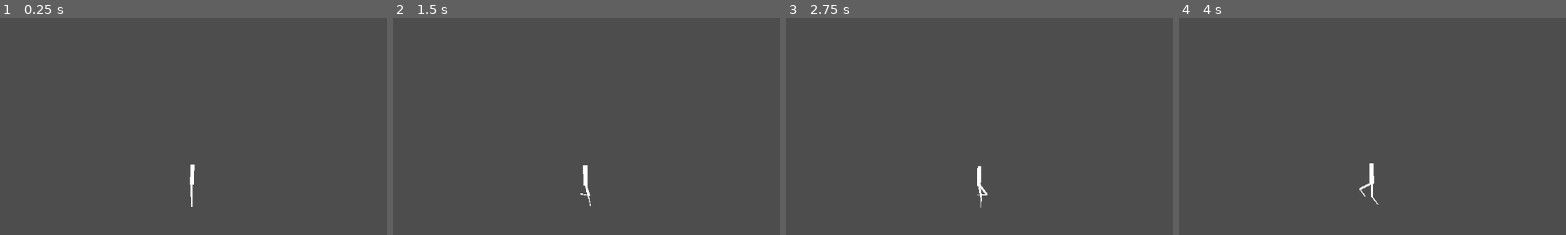
Above: before the commit, frames 1-4 (left to right).
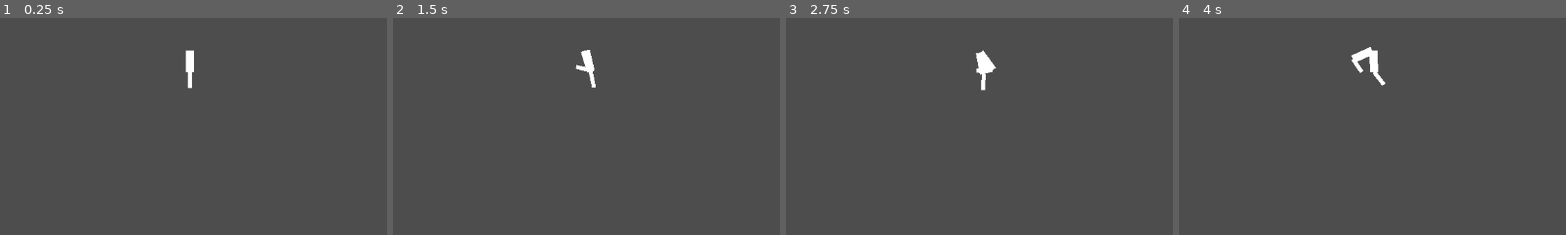
Above: after the commit, the same moments.

Repository: zbaker94/procedural-legs
Game: Godot game, scene res://main.tscn
The game is run twice, just before and just after one commit, with the same random seed, the same clock (stepped at 60 frames per second) and the same inputs.
Inputs:
- Up to frame 1 (0.25 s): no input
- Up to frame 2 (1.5 s): tap Enter at 0.5 s; hold Right (ui_right) 0.53-1.28 s; hold Down (ui_down) from 1.28 s (still down)
- Up to frame 3 (2.75 s): release Down (ui_down) at 2.03 s; hold Right (ui_right) from 2.03 s (still down)
- Up to frame 4 (4 s): release Right (ui_right) at 2.78 s; hold Up (ui_up) 2.78-3.53 s; hold Left (ui_left) from 3.53 s (still down)
The pictures show only the part of the screen within x 25-75%, y 2-52%; the shares and areas given below are measured in that part.

The runs differ from the first frame. In frame 1, 0.5% of the frame differs, in the area x 47-51%, y 14-88%; in frame 2, 0.6%; in frame 3, 0.7%; in frame 4, 0.8%, in the area x 44-54%, y 13-87%.

Commit message:
rename shadowed "hip" variable

Diff:
--- a/leg.gd
+++ b/leg.gd
@@ -160,11 +160,11 @@
 	# Amplitude is handled by stride_amplitude_curve
 	return stride * (total_len / VERTICAL_OFFSET_DIV) * (-cos(phase_rad) + VERTICAL_OFFSET_SHIFT)
 
-func _solve_leg_ik(hip: Vector2, foot: Vector2, max_reach: float, facing_rad: float) -> void:
-	var c_raw: float = hip.distance_to(foot)
+func _solve_leg_ik(hip_pos: Vector2, foot: Vector2, max_reach: float, facing_rad: float) -> void:
+	var c_raw: float = hip_pos.distance_to(foot)
 	var c: float = min(c_raw, max_reach)
-	var alpha: float = hip.angle_to_point(foot)
-	foot_position = hip + lengthdir(c, alpha)
+	var alpha: float = hip_pos.angle_to_point(foot)
+	foot_position = hip_pos + lengthdir(c, alpha)
 
 	var cos_beta: float = clamp(
 		(pow(thigh_length, 2) + pow(c, 2) - pow(calf_length, 2)) / (2.0 * thigh_length * c),
@@ -172,8 +172,8 @@
 	)
 	var beta: float = acos(cos_beta)
 
-	var knee_flat: Vector2 = hip + lengthdir(thigh_length, alpha - beta)
-	var ix: Vector2 = hip + lengthdir(thigh_length * cos(beta), alpha)
+	var knee_flat: Vector2 = hip_pos + lengthdir(thigh_length, alpha - beta)
+	var ix: Vector2 = hip_pos + lengthdir(thigh_length * cos(beta), alpha)
 	var knee_vec: Vector2 = knee_flat - ix
 	var knee_vec_len := knee_vec.length()
 	var knee_vec_dir := knee_vec / knee_vec_len if (knee_vec_len > KNEE_VEC_MIN_LEN) else Vector2.ZERO
--- a/main.tscn
+++ b/main.tscn
@@ -11,18 +11,18 @@
 
 [sub_resource type="Curve" id="Curve_ig7tw"]
 _limits = [0.0, 0.9630577, 0.0, 2.5]
-_data = [Vector2(0, 0.47498035), 0.0, 0.19523093, 0, 1, Vector2(2.5, 0.9630577), 0.19523093, 0.0, 1, 0]
+_data = [Vector2(0, 0.5574733), 0.0, 0.14657965, 0, 1, Vector2(2.5, 0.9239224), 0.0, 0.0, 0, 0]
 point_count = 2
 
 [sub_resource type="Curve" id="Curve_0xm2m"]
 _limits = [0.5, 1.5, 0.0, 1.0]
-_data = [Vector2(0, 1.4961469), 0.0, 0.0, 0, 0]
-point_count = 1
+_data = [Vector2(0, 1.0031259), 0.0, 0.0, 0, 0, Vector2(0.7441077, 1.4464337), 0.0, 0.0, 0, 0, Vector2(1, 1.4649048), 0.0, 0.0, 0, 0]
+point_count = 3
 
 [sub_resource type="Curve" id="Curve_h2yge"]
 _limits = [0.79866445, 1.8, 0.0, 1.0]
-_data = [Vector2(0, 1.8), 0.0, -8572.019, 0, 1]
-point_count = 1
+_data = [Vector2(0, 1.0490694), 0.0, 0.5661359, 0, 1, Vector2(1, 1.6152053), 0.0, 0.0, 0, 0]
+point_count = 2
 
 [sub_resource type="CapsuleShape2D" id="CapsuleShape2D_h2yge"]
 height = 68.0
@@ -31,6 +31,7 @@
 
 [node name="Camera2D" type="Camera2D" parent="."]
 position = Vector2(1, 31)
+zoom = Vector2(4, 4)
 
 [node name="CharacterLocomotion" type="CharacterBody2D" parent="."]
 script = ExtResource("1_7mycd")
@@ -55,23 +56,30 @@
 script = ExtResource("2_1bvp3")
 
 [node name="LLeg" type="Node2D" parent="CharacterLocomotion/CharacterRoot/Legs" node_paths=PackedStringArray("hip")]
-position = Vector2(-8, 0)
+position = Vector2(-2, 0)
 script = ExtResource("1_ig7tw")
 hip = NodePath("../../LHip")
+thigh_length = 8.0
+calf_length = 6.0
 phase_offset_degrees = 180.0
+gait_factor = 0.7
 stride_amplitude_curve = SubResource("Curve_ig7tw")
 step_length_curve = SubResource("Curve_0xm2m")
 step_height_curve = SubResource("Curve_h2yge")
 
 [node name="RLeg" type="Node2D" parent="CharacterLocomotion/CharacterRoot/Legs" node_paths=PackedStringArray("hip")]
-position = Vector2(8, 0)
+position = Vector2(2, 0)
 script = ExtResource("1_ig7tw")
 hip = NodePath("../../RHip")
+thigh_length = 8.0
+calf_length = 6.0
+gait_factor = 0.7
 stride_amplitude_curve = SubResource("Curve_ig7tw")
 step_length_curve = SubResource("Curve_0xm2m")
 step_height_curve = SubResource("Curve_h2yge")
 
 [node name="Torso" type="Node2D" parent="CharacterLocomotion/CharacterRoot" node_paths=PackedStringArray("character_root")]
+visible = false
 script = ExtResource("7_272bh")
 character_root = NodePath("..")
 min_x_scale = 0.3
@@ -79,12 +87,12 @@
 torso_height = 30.0
 
 [node name="LHip" type="Node2D" parent="CharacterLocomotion/CharacterRoot" node_paths=PackedStringArray("character_root")]
-position = Vector2(-8, 0)
+position = Vector2(-4, 0)
 script = ExtResource("8_5vw27")
 character_root = NodePath("..")
 
 [node name="RHip" type="Node2D" parent="CharacterLocomotion/CharacterRoot" node_paths=PackedStringArray("character_root")]
-position = Vector2(8, 0)
+position = Vector2(4, 0)
 script = ExtResource("8_5vw27")
 character_root = NodePath("..")
 
